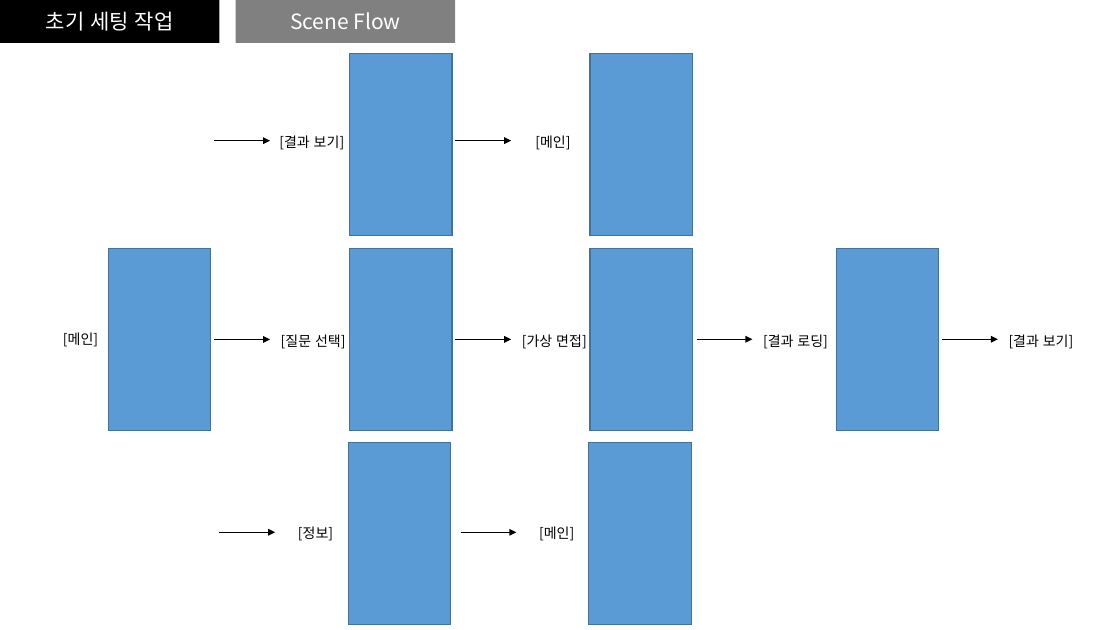
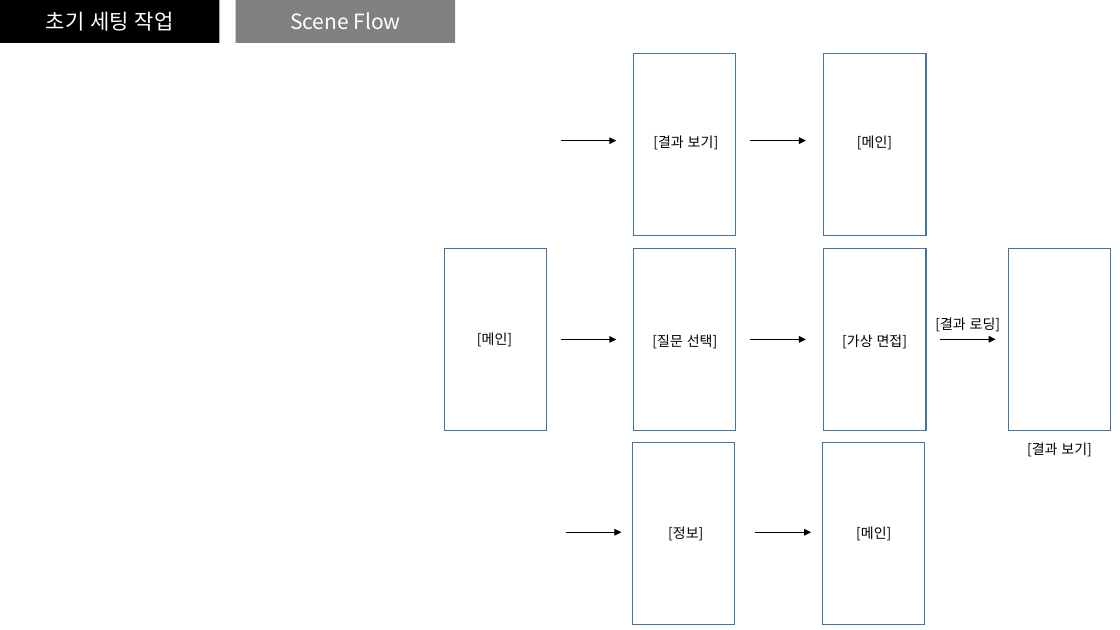
Before and after one commit to mrkimkim/AI_interview, a slide deck: slide 5 of Scatch.pptx. Drawn at 1120x630 pixels with LibreOffice and Linux fonts; fonts in the diff are those of the drawing. Boxes give left, top, right and bottom in pixels: in the first picture for what was removed or moved away, otherwise in the second. Text is boxed around its words. In the diff, an @@ line names an element or a change of style, - is before the commit and + after.

```diff
--- a/Scatch.pptx
+++ b/Scatch.pptx
@@ 3 arrows: place and size @@
-3 arrows at (214, 140, 276, 533)
+3 arrows at (560, 140, 622, 533)
@@ text "[결과 보기]": place and size @@
-text "[결과 보기]" at (279, 135, 345, 150)
+text "[결과 보기]" at (653, 135, 719, 150)
@@ 3 arrows: place and size @@
-3 arrows at (455, 140, 517, 533)
+3 arrows at (750, 140, 812, 533)
@@ text "[메인]": place and size @@
-text "[메인]" at (535, 135, 570, 150)
+text "[메인]" at (857, 135, 892, 150)
@@ rectangle: place and size @@
-rectangle at (108, 249, 211, 431)
+rectangle at (444, 249, 547, 431)
@@ 3 rectangles: place and size @@
-3 rectangles at (589, 54, 692, 625)
+3 rectangles at (823, 54, 927, 625)
@@ rectangle: place and size @@
-rectangle at (837, 249, 939, 431)
+rectangle at (1008, 249, 1111, 431)
@@ text "[메인]": place and size @@
-text "[메인]" at (63, 332, 98, 347)
+text "[메인]" at (477, 332, 512, 347)
@@ text "[질문 선택]": place and size @@
-text "[질문 선택]" at (281, 334, 346, 349)
+text "[질문 선택]" at (652, 334, 718, 349)
@@ text "[가상 면접]": place and size @@
-text "[가상 면접]" at (522, 334, 587, 349)
+text "[가상 면접]" at (842, 334, 908, 349)
@@ text "[결과 로딩]": place and size @@
-text "[결과 로딩]" at (763, 334, 828, 349)
+text "[결과 로딩]" at (935, 317, 1001, 332)
@@ arrow moved from (697, 339) - (753, 339) to (940, 339) - (996, 339) @@
@@ arrow removed from (943, 339) to (998, 339) @@
@@ fill #5B9BD5 to none in 8 elements at (1008, 249, 1111, 431), (823, 443, 925, 625), (824, 54, 927, 236), (824, 249, 927, 431), (444, 249, 547, 431), (634, 54, 736, 236), (634, 249, 736, 431), (633, 443, 735, 625) @@
@@ 3 rectangles: place and size @@
-3 rectangles at (349, 54, 452, 625)
+3 rectangles at (633, 54, 736, 625)
@@ text "[결과 보기]": place and size @@
-text "[결과 보기]" at (1009, 334, 1074, 349)
+text "[결과 보기]" at (1027, 442, 1092, 457)
@@ text "[정보]": place and size @@
-text "[정보]" at (298, 526, 333, 541)
+text "[정보]" at (668, 526, 703, 541)
@@ text "[메인]": place and size @@
-text "[메인]" at (539, 526, 574, 541)
+text "[메인]" at (856, 526, 891, 541)
```
Also in this commit, not shown: 59 other files.
